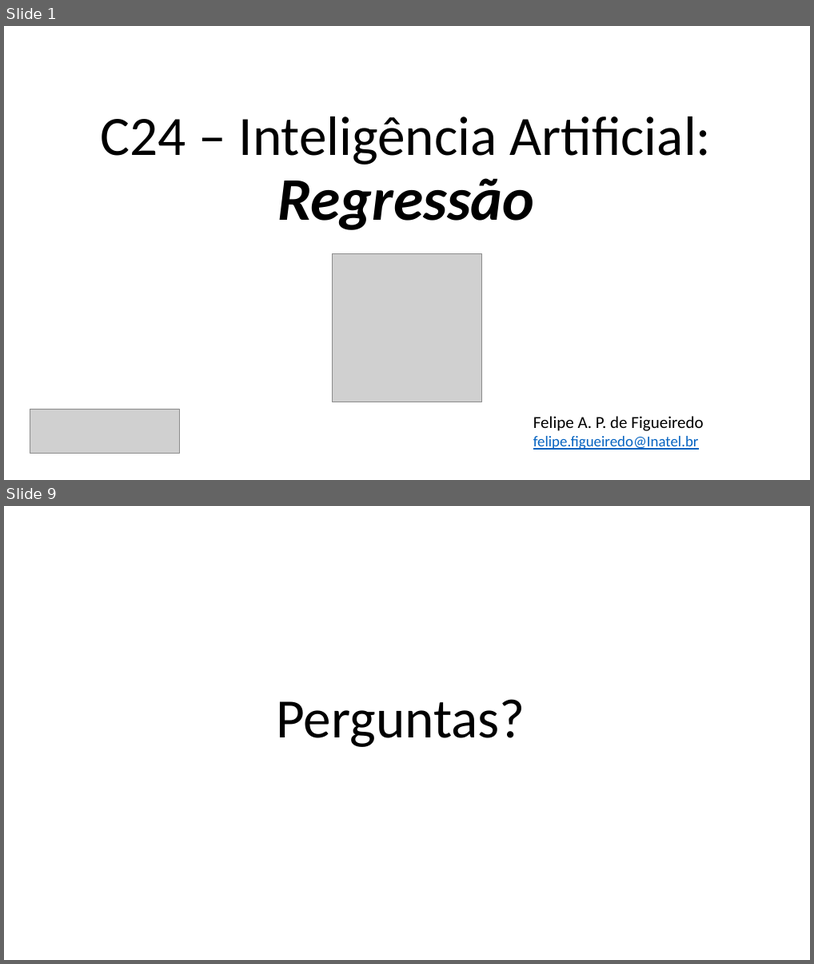
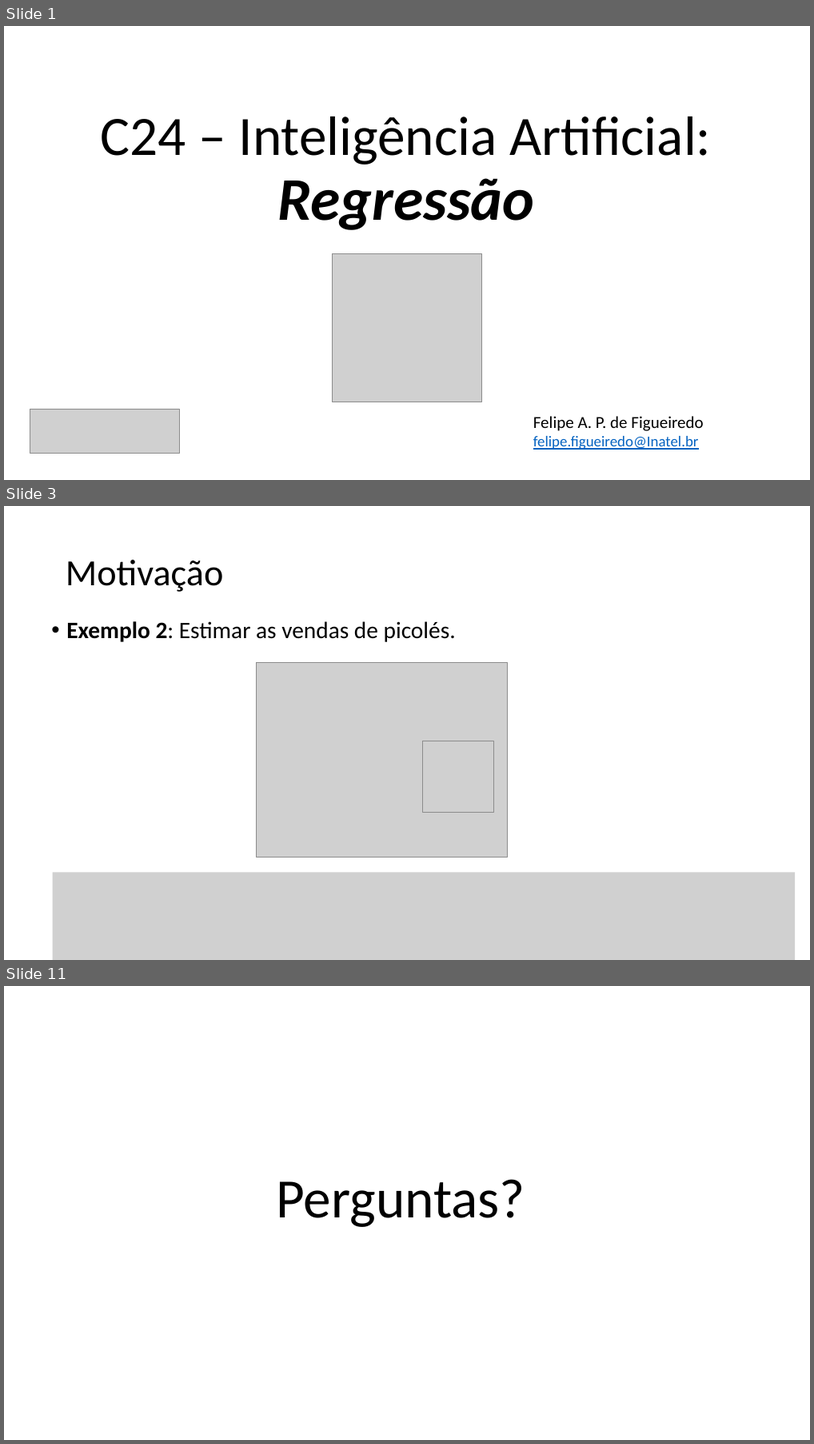
Before and after one commit to zz4fap/c24_inteligencia_artificial, a slide deck: slides/C24_Regressão.pptx. Shown one above the other, each under a label of ours: slides 1 and 9 before the commit, slides 1, 3 and 11 after it; the slides between them are not shown. The pictures are 814x964 and 814x1444 pixels, drawn with LibreOffice and Linux fonts; fonts in the diff are those of the drawing; grey boxes stand for pictures. Boxes give left, top, right and bottom in pixels: in the first picture for what was removed or moved away, otherwise in the second. Text is boxed around its words. In the diff, an @@ line names an element or a change of style, - is before the commit and + after.

```diff
--- a/slides/C24_Regressão.pptx
+++ b/slides/C24_Regressão.pptx
@@ slide 3 added at (4, 506, 810, 960), background #FFFFFF @@
@@ title added at (66, 560, 224, 592), 44 pt, text #000000 @@
+Motivação
@@ text added at (66, 621, 456, 642), 28 pt, text #000000 @@
+• Exemplo 2: Estimar as vendas de picolés.
@@ picture added at (256, 663, 508, 857) @@
@@ picture added at (422, 740, 494, 812) @@
@@ picture added at (52, 872, 795, 960) @@
@@ what was slide 9 is now slide 11 @@
```
Also in this commit, not shown: 8 other slides added, 7 slides removed.
